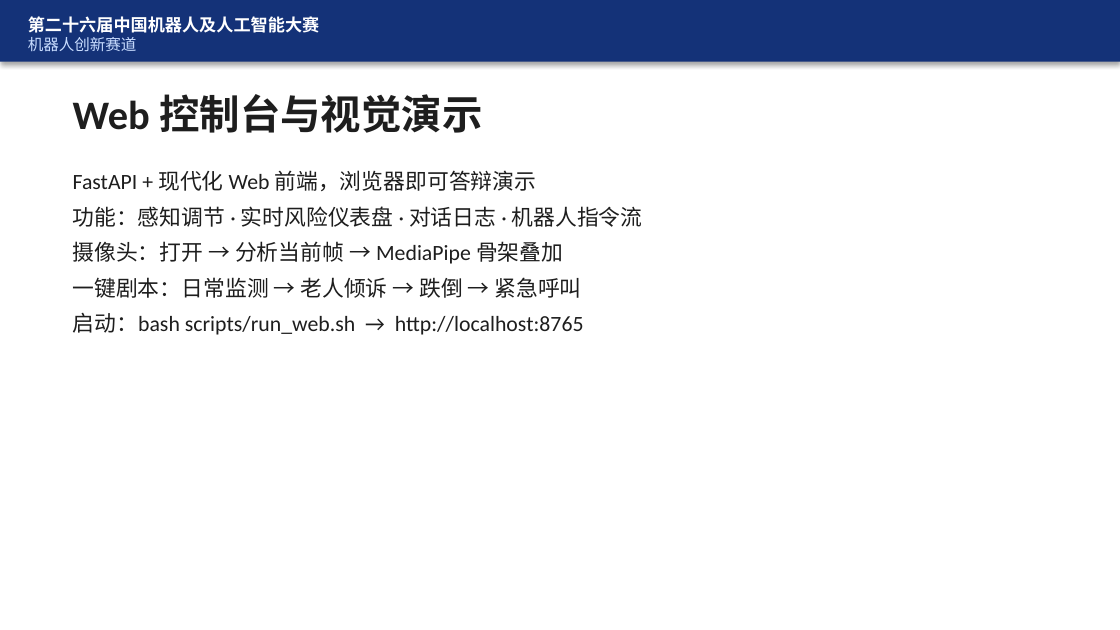
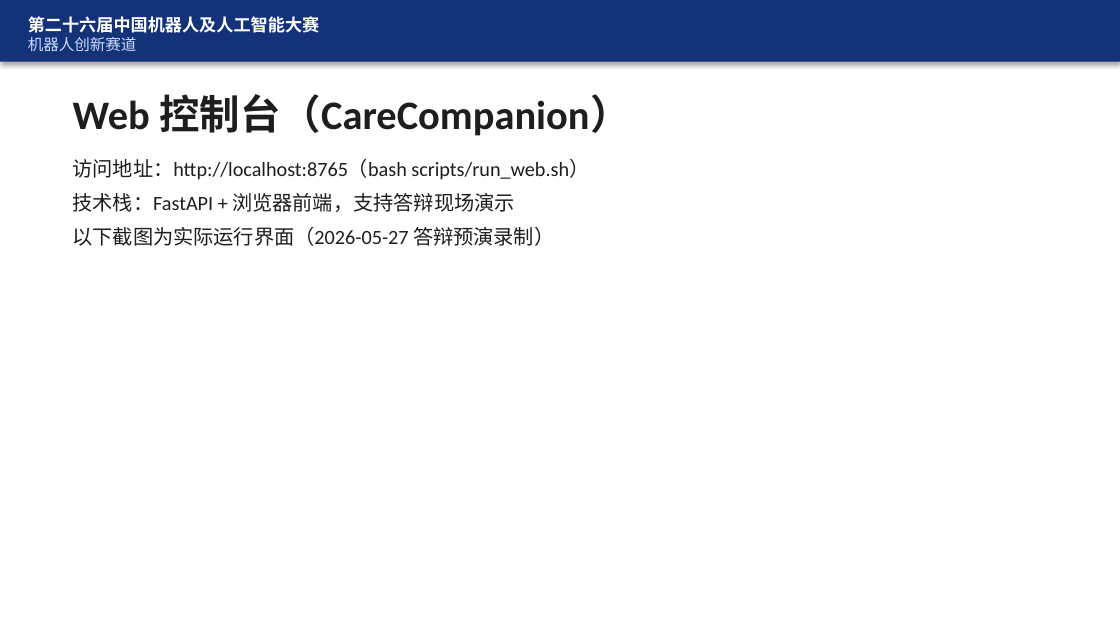
Before and after one commit to FBB123571/ElderCare-Humanoid-Platform, a slide deck: slide 14 of docs/答辩_CareCompanion.pptx (slide 13 before the commit). Drawn at 1120x630 pixels with LibreOffice and Linux fonts; fonts in the diff are those of the drawing. Boxes give left, top, right and bottom in pixels: in the first picture for what was removed or moved away, otherwise in the second. Text is boxed around its words. In the diff, an @@ line names an element or a change of style, - is before the commit and + after.

Commit message:
docs: embed Web screenshots in defense PPT
Add six答辩界面截图 to docs/assets and regenerate the 26-slide
答辩_CareCompanion.pptx via generate_presentation.py; include PPT checklist.

```diff
--- a/docs/答辩_CareCompanion.pptx
+++ b/docs/答辩_CareCompanion.pptx
@@ text at [73, 94, 630, 136]: text changed @@
-Web 控制台与视觉演示
+Web 控制台（CareCompanion）
@@ text at [73, 159, 589, 246]: text changed; size 14 to 13 pt @@
-FastAPI + 现代化 Web 前端，浏览器即可答辩演示
-功能：感知调节 · 实时风险仪表盘 · 对话日志 · 机器人指令流
-摄像头：打开 → 分析当前帧 → MediaPipe 骨架叠加
-一键剧本：日常监测 → 老人倾诉 → 跌倒 → 紧急呼叫
-启动：bash scripts/run_web.sh → http://localhost:8765
+访问地址：http://localhost:8765（bash scripts/run_web.sh）
+技术栈：FastAPI + 浏览器前端，支持答辩现场演示
+以下截图为实际运行界面（2026-05-27 答辩预演录制）
```
Also in this commit, not shown: 2 other slides changed, 6 slides added, 8 other files.
